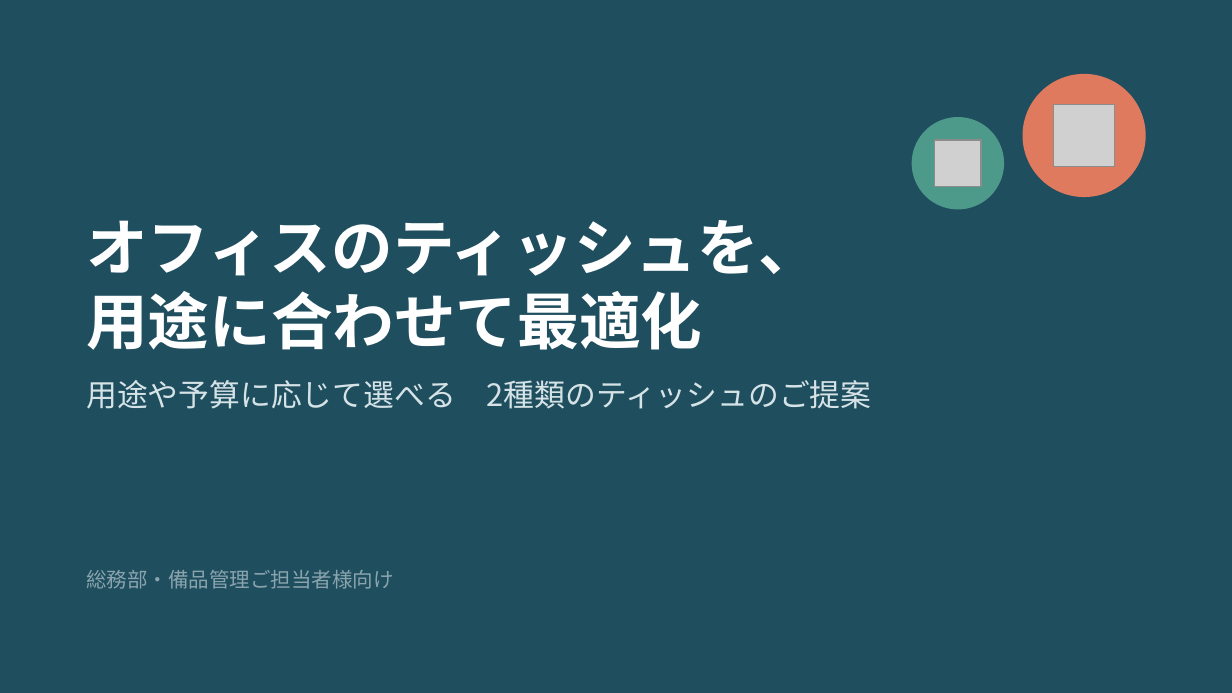
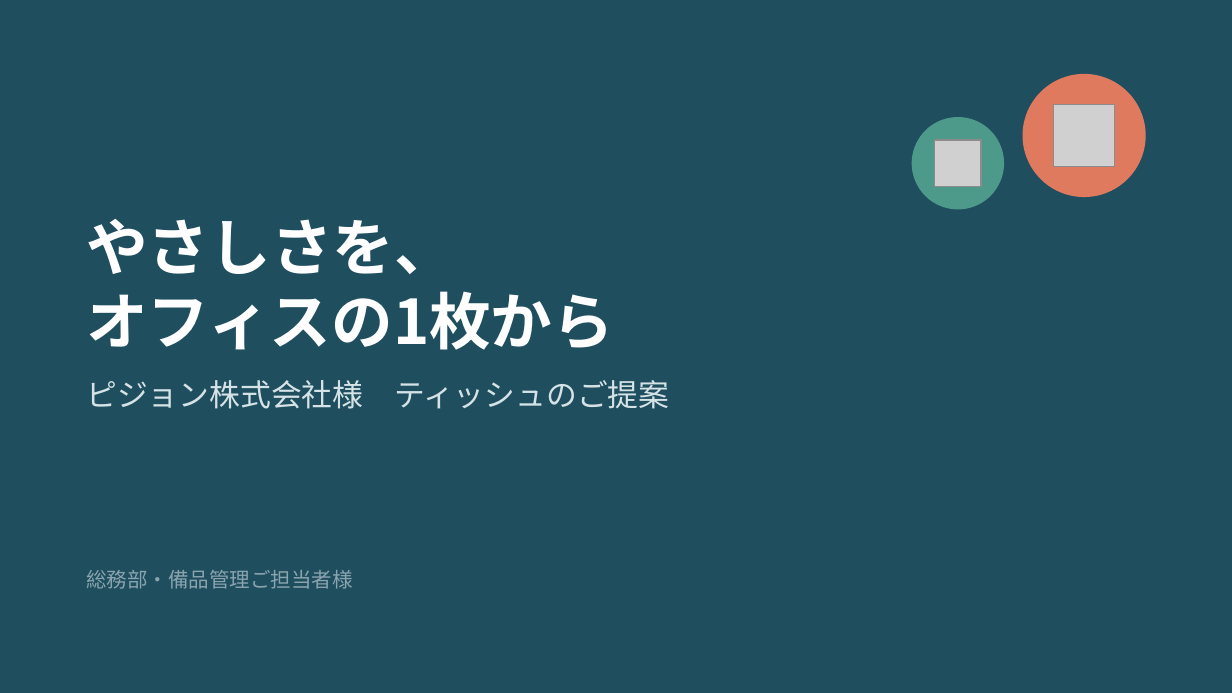
Before and after one commit to ha19870907-a11y/turbo-disco, a slide deck: slide 1 of tissue_sales_roleplay.pptx. Drawn at 1232x693 pixels with LibreOffice and Linux fonts; fonts in the diff are those of the drawing; grey boxes stand for pictures. Boxes give left, top, right and bottom in pixels: in the first picture for what was removed or moved away, otherwise in the second. Text is boxed around its words. In the diff, an @@ line names an element or a change of style, - is before the commit and + after.

```diff
--- a/tissue_sales_roleplay.pptx
+++ b/tissue_sales_roleplay.pptx
@@ title at (86, 219, 614, 350): text changed @@
-オフィスのティッシュを、
-用途に合わせて最適化
+やさしさを、
+オフィスの1枚から
@@ text at (86, 380, 669, 409): text changed @@
-用途や予算に応じて選べる 2種類のティッシュのご提案
+ピジョン株式会社様 ティッシュのご提案
@@ text at (86, 570, 353, 589): text changed @@
-総務部・備品管理ご担当者様向け
+総務部・備品管理ご担当者様
```
Also in this commit, not shown: 3 other slides changed, 2 slides added, 1 slide removed.
